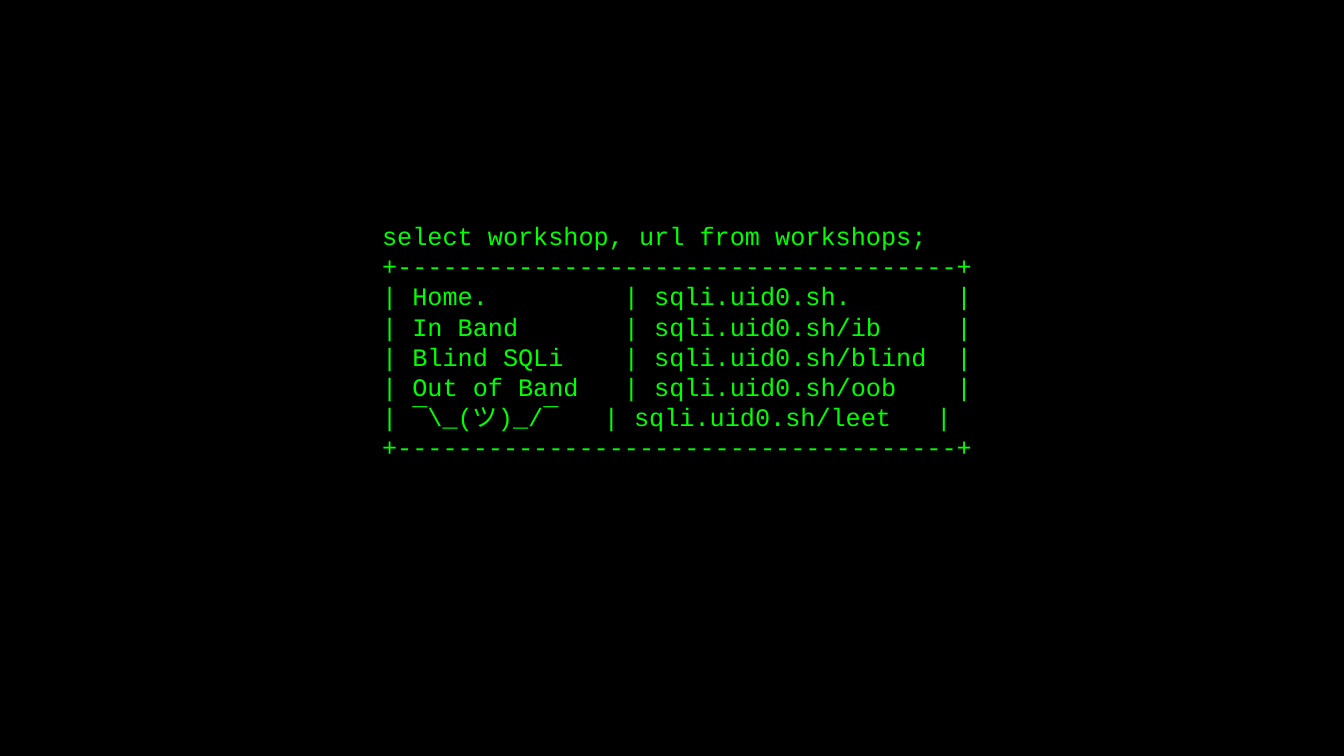
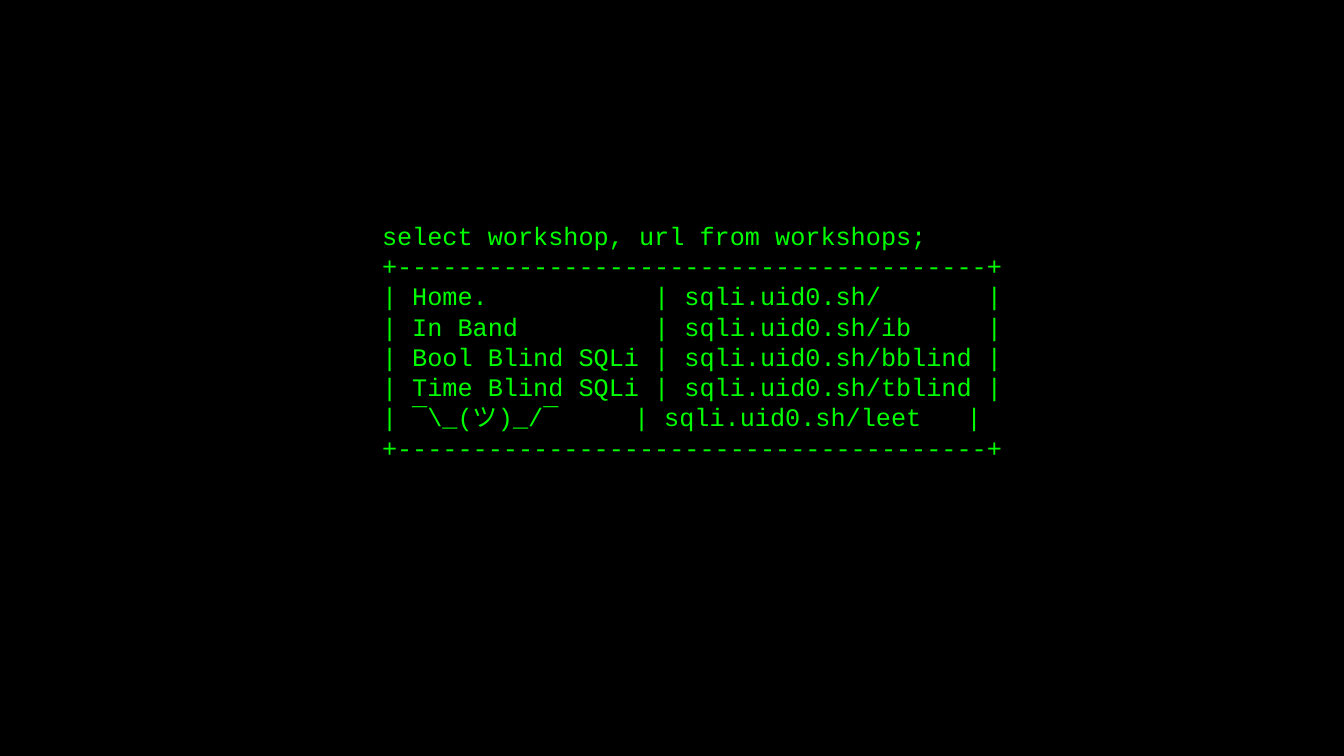
Before and after one commit to vortexau/sectalkscbr-sqli, a slide deck: slide 12 of slides/SQLi-Preso.pptx (slide 10 before the commit). Drawn at 1344x756 pixels with LibreOffice and Linux fonts; fonts in the diff are those of the drawing. Boxes give left, top, right and bottom in pixels: in the first picture for what was removed or moved away, otherwise in the second. Text is boxed around its words. In the diff, an @@ line names an element or a change of style, - is before the commit and + after.

```diff
--- a/slides/SQLi-Preso.pptx
+++ b/slides/SQLi-Preso.pptx
@@ text at [382,226,971,432]: text changed @@
-+-------------------------------------+
++---------------------------------------+
@@ text at [412,287,881,311]: text changed @@
-+-------------------------------------+
-| Home. | sqli.uid0.sh. |
++---------------------------------------+
+| Home. | sqli.uid0.sh/ |
@@ text at [412,347,971,402]: text changed @@
-| Blind SQLi | sqli.uid0.sh/blind |
-| Out of Band | sqli.uid0.sh/oob |
+| Bool Blind SQLi | sqli.uid0.sh/bblind |
+| Time Blind SQLi | sqli.uid0.sh/tblind |
```
Also in this commit, not shown: 5 other slides changed, 5 slides added, 3 slides removed.
